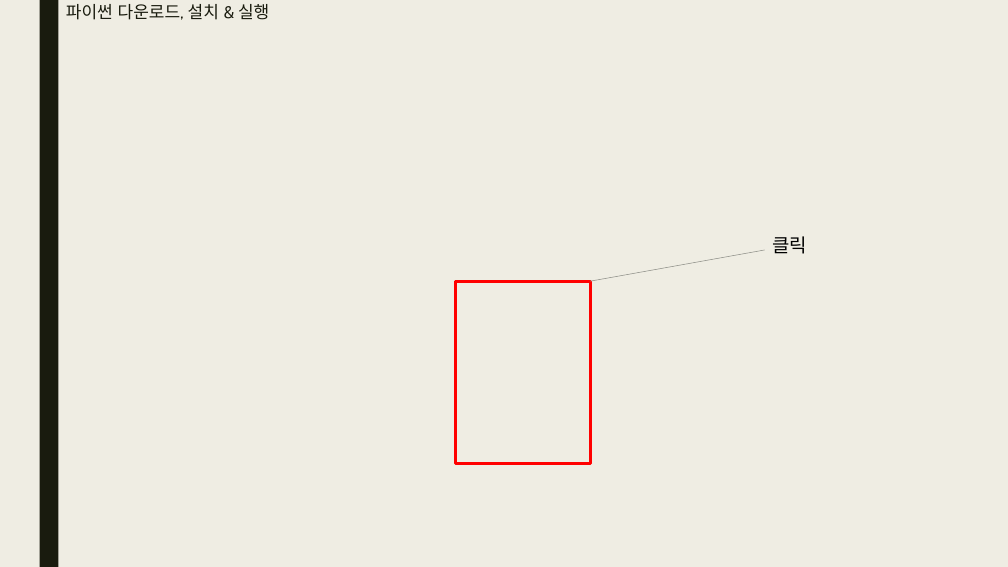
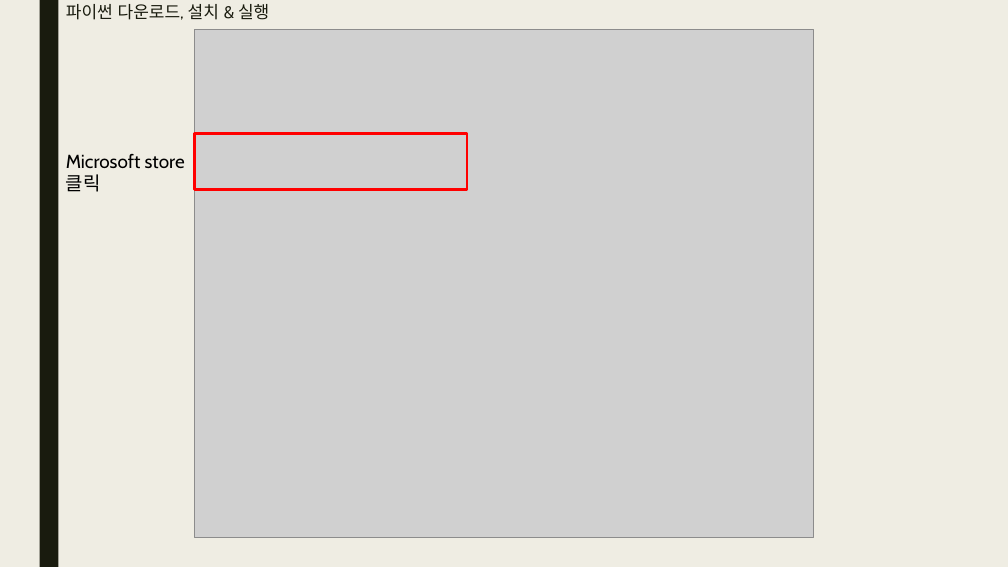
Before and after one commit to bino0130/politec-python, a slide deck: slide 2 of 파이썬 과제/1강/파이썬 1강 과제 남정현.pptx (slide 5 before the commit). Drawn at 1008x567 pixels with LibreOffice and Linux fonts; fonts in the diff are those of the drawing; grey boxes stand for pictures; background and template pictures are left out. Boxes give left, top, right and bottom in pixels: in the first picture for what was removed or moved away, otherwise in the second. Text is boxed around its words. In the diff, an @@ line names an element or a change of style, - is before the commit and + after.

```diff
--- a/파이썬 과제/1강/파이썬 1강 과제 남정현.pptx
+++ b/파이썬 과제/1강/파이썬 1강 과제 남정현.pptx
@@ picture added at bbox=[194, 29, 814, 538] @@
@@ rectangle added at bbox=[194, 134, 467, 190], outline #FF0000 2.75 pt @@
@@ text at bbox=[66, 154, 185, 192]: text changed @@
-클릭
+Microsoft store 클릭
@@ line removed from (591, 281) to (765, 250) @@
@@ rectangle removed at bbox=[455, 281, 591, 464] @@
```
Also in this commit, not shown: 7 other slides changed, 6 slides added.
